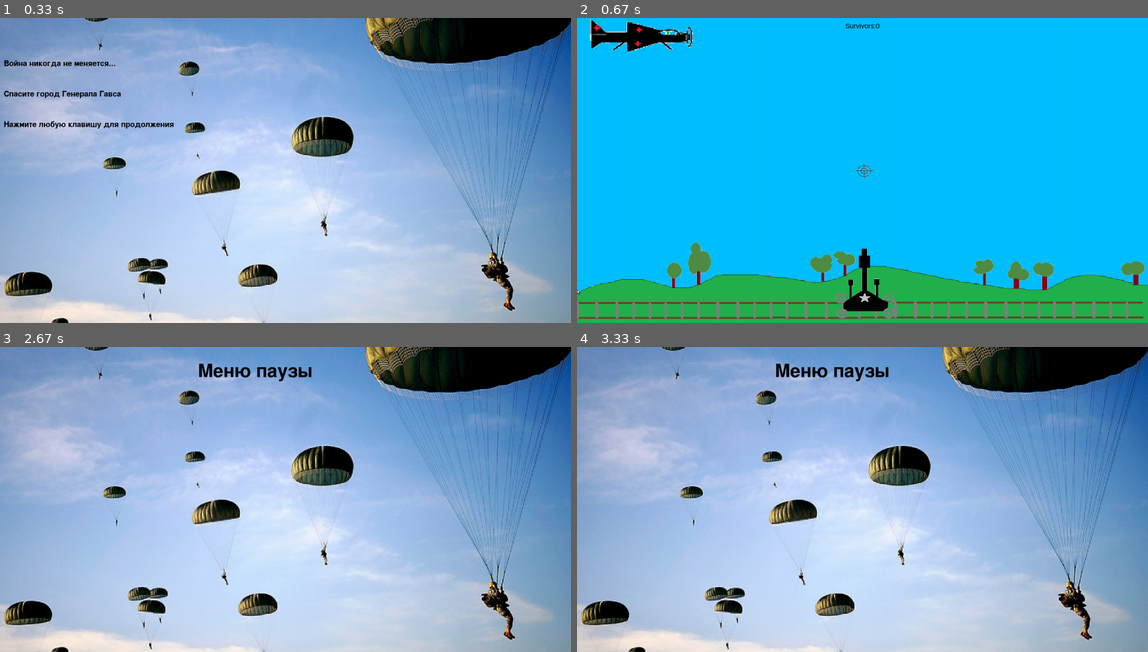
Above: before the commit, frames 1-4 (two rows, left to right).
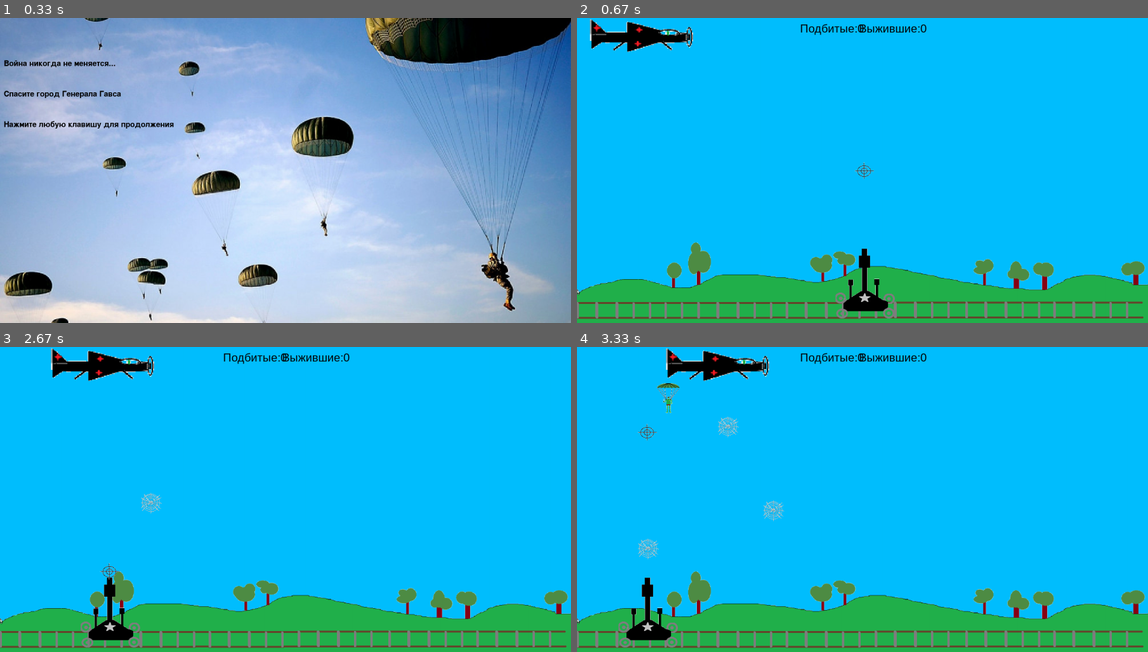
Above: after the commit, the same moments.

Repository: Mesh-DimASS/PygameProjectMMD
Game: pygame game, started from main.py
Same seed, same stepped clock (60 frames per second), same inputs: the game is played once before the commit and once after it.
Inputs (mouse positions are in pixels of both pictures, inside the frame that each line leads up to):
- Up to frame 1 (0.33 s): no input
- Up to frame 2 (0.67 s): click (862, 170) at 0.38 s
- Up to frame 3 (2.67 s): click (148, 502) at 0.72 s; hold Esc 1-1.47 s; click (108, 569) at 1.08 s; hold Esc from 2.38 s (still down)
- Up to frame 4 (3.33 s): release Esc at 2.73 s; click (771, 398) at 2.82 s; click (645, 432) at 3.15 s

Frame 1 is identical in both runs. In frame 2, 0.3% of the frame differs, in the area x 39-62%, y 1-6%; in frame 3, 100%, in the area x 0-100%, y 0-100%; in frame 4, 100%.

Commit message:
edit reload

Diff:
--- a/main.py
+++ b/main.py
@@ -11,6 +11,7 @@
 background_rect = screen.get_rect()
 air_x = 0
 font_name = pygame.font.match_font('arial')
+shots = 0
 
 
 def draw_text(surf, text, size, x, y):
@@ -48,10 +49,12 @@
         self.mask = pygame.mask.from_surface(self.image)
         self.rect.bottom = height
         self.done = 0
+        self.kil = 0
 
     def done_par(self):
         screen.blit(screen, background_rect)
-        draw_text(screen, 'Survivors:' + str(self.done), 18, width / 2, 10)
+        draw_text(screen, 'Выжившие:' + str(self.done), 30, 830, 10)
+        draw_text(screen, 'Подбитые:' + str(self.kil), 30, 670, 10)
 
 
 class Airplane(pygame.sprite.Sprite):
@@ -68,9 +71,47 @@
         self.rect = self.rect.move(5, 0)
         if self.rect.bottomleft[0] % 200 == 0 and self.rect.bottomleft[0] < 1600:
             Parachutist(self.rect.bottomleft[0])
-        if self.rect.center[0] > 4000:
+
+        if self.rect.center[0] > 2000:
             self.rect.x = 0
             self.rect.y = 0
+
+
+class CaughtParach(pygame.sprite.Sprite):
+    image = load_image("kil_par.png", -1)
+
+    def __init__(self, par_coord):
+        super().__init__(all_sprites)
+        self.rect = self.image.get_rect()
+        self.rect.x, self.rect.y = par_coord
+        self.image = CaughtParach.image
+
+    def update(self):
+        if not pygame.sprite.collide_mask(self, mountain):
+            self.rect = self.rect.move(0, 12)
+        else:
+            mountain.kil += 1
+            self.kill()
+
+
+class Net(pygame.sprite.Sprite):
+    image = load_image("web.png", -1)
+
+    def __init__(self, gun_x):
+        super().__init__(all_sprites)
+        self.rect = self.image.get_rect()
+        self.image = Net.image
+        self.rect.x = gun_x - 20
+        self.rect.y = 540
+        self.mask = pygame.mask.from_surface(self.image)
+
+    def update(self):
+        self.rect = self.rect.move(0, -10)
+        for sprite in parach_squad:
+            if pygame.sprite.collide_mask(self, sprite):
+                self.kill()
+                CaughtParach((sprite.rect.x, sprite.rect.y))
+                sprite.kill()
 
 
 class Gun(pygame.sprite.Sprite):
@@ -96,10 +137,11 @@
         self.mask = pygame.mask.from_surface(self.image)
         self.rect.x = air_x + random.choice(range(-200, 10))
         self.rect.y = random.choice(range(100))
+        parach_squad.add(self)
 
     def update(self):
         if not pygame.sprite.collide_mask(self, mountain):
-            self.rect = self.rect.move(0, 1)
+            self.rect = self.rect.move(0, 2)
         else:
             mountain.done += 1
             self.kill()
@@ -143,6 +185,8 @@
             for event in pygame.event.get():
                 if event.type == pygame.QUIT:
                     terminate()
+                if event.type == pygame.KEYDOWN and event.key == pygame.K_ESCAPE:
+                    pygame.mixer.music.set_volume(0.4)
                     return
                 pygame.display.flip()
                 clock.tick(fps)
@@ -184,8 +228,14 @@
         clock.tick(fps)
 
 
+def reload():
+    screen.blit(screen, background_rect)
+    draw_text(screen, 'Перезарядка орудия...', 30, 1300, 600)
+
+
 mouse_sprite = pygame.sprite.Group()
 all_sprites = pygame.sprite.Group()
+parach_squad = pygame.sprite.Group()
 mountain = Mountain()
 running = True
 clock = pygame.time.Clock()
@@ -198,11 +248,18 @@
     for event in pygame.event.get():
         if event.type == pygame.QUIT:
             running = False
+        if shots <= 10:
+            if event.type == pygame.MOUSEBUTTONDOWN:
+                Net(event.pos[0])
+                shots += 1
+        if shots > 10:
+            reload()
         if event.type == pygame.KEYDOWN and event.key == pygame.K_ESCAPE:
-            pygame.mixer.music.stop()
+            pygame.mixer.music.set_volume(0)
             pause_screen()
     clock.tick(fps)
     screen.fill((0, 191, 255))
+    # reload()
     mountain.done_par()
     all_sprites.draw(screen)
     all_sprites.update()
